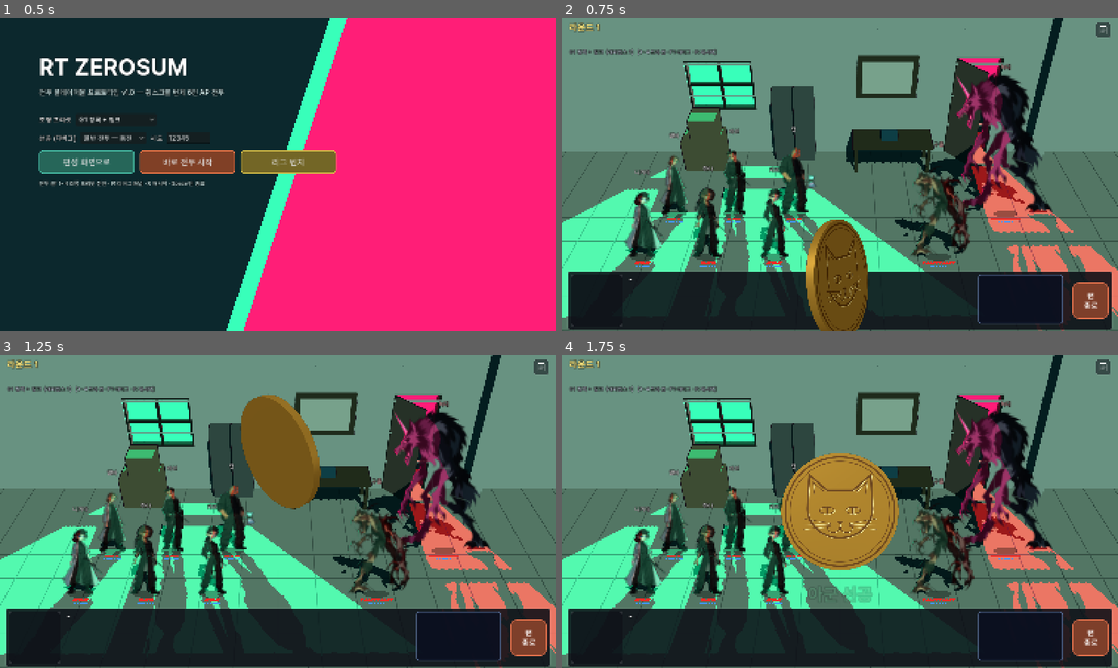
Above: before the commit, frames 1-4 (two rows, left to right).
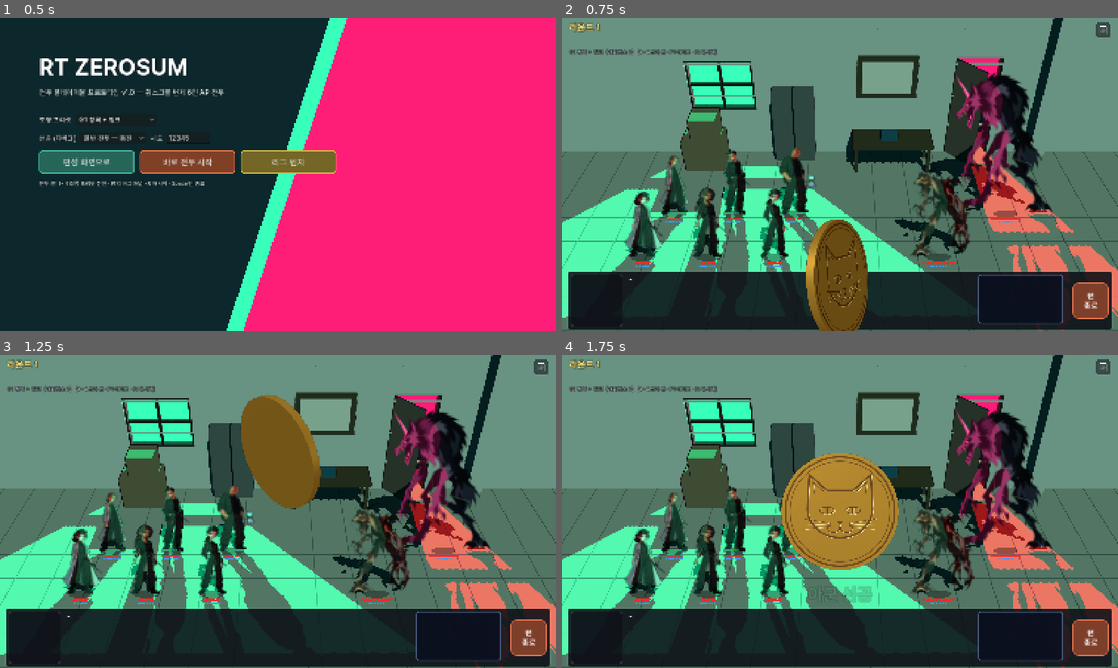
Above: after the commit, the same moments.

Repository: HomilBBANG/rt_zerosum
Game: Godot game, scene res://scenes/main_menu.tscn
Two runs of this game, one before a commit and one after it. Both use one fixed random seed, a clock stepped at 60 frames per second and the inputs below.
Inputs (mouse positions are in pixels of both pictures, inside the frame that each line leads up to):
- Up to frame 1 (0.5 s): no input
- Up to frame 2 (0.75 s): click "바로 전투 시작" at 0.5 s
- Up to frame 3 (1.25 s): no input
- Up to frame 4 (1.75 s): click (1101, 367) at 1.25 s

Frame 1 is identical in both runs. In frame 2, 0.2% of the frame differs, in the area x 13-81%, y 14-51%; in frame 3, 0.2%; in frame 4, 0.2%.

Commit message:
캐릭터 위 이름 제거, 카메라 인스펙터 조절, UI 아트 규격 문서, 기획서 현재 상태 반영
- BattleView2D @export 카메라 그룹(각도·거리·화각·바라보는 점·화면 위치): 값이 바뀌면 투영·
  캐릭터 위치/크기·3D 배경·조명·그림자를 다시 맞춤 (실행 중 원격 인스펙터에서도 즉시)
- HUD: 캐릭터 위 이름 숨김
- docs/ui_art_spec.md: 초상화·스킬/무기 아이콘·HUD 요소·동전·캐릭터 원화 규격
- PROTOTYPE_GDD 0절 "현재 구현 반영", 결정 로그·README 갱신

Co-Authored-By: Claude Opus 5.5 <noreply@anthropic.com>
Claude-Session: https://claude.ai/code/session_014aytw3hj7boqn3SZ5GP5ti

Diff:
--- a/scripts/presentation/battle_view_2d.gd
+++ b/scripts/presentation/battle_view_2d.gd
@@ -8,6 +8,62 @@
 @onready var world: Node2D = $World
 @onready var bg: Sprite2D = $World/Background
 @onready var units_root: Node2D = $World/Units
+# ---------------------------------------------------------------- 카메라 (인스펙터에서 조절)
+## battle_2d.tscn 의 View 노드를 선택하면 인스펙터에 보인다. 값을 바꾸면 캐릭터 위치·크기, 3D 배경, 조명이 그 구도로 다시 맞춰진다.
+## 게임 실행 중에는 에디터 씬 트리의 "원격(Remote)" 탭 → View 를 골라 바꾸면 즉시 반영.
+@export_group("카메라")
+@export_range(10.0, 85.0, 0.5, "suffix:°") var cam_pitch_deg := 40.0:   ## 내려다보는 각도 (0 = 정면, 90 = 바로 위)
+	set(v):
+		cam_pitch_deg = v
+		_camera_changed()
+@export_range(5.0, 40.0, 0.1, "suffix:m") var cam_distance := 15.0:   ## 바라보는 점에서 카메라까지 거리 (클수록 작게 보임)
+	set(v):
+		cam_distance = v
+		_camera_changed()
+@export_range(10.0, 70.0, 0.5, "suffix:°") var cam_fov_deg := 32.0:   ## 세로 화각
+	set(v):
+		cam_fov_deg = v
+		_camera_changed()
+@export var cam_target := Vector3(0.0, 0.0, 0.6):   ## 카메라가 바라보는 바닥 위 점 (x 좌우, y 높이, z 앞뒤, m)
+	set(v):
+		cam_target = v
+		_camera_changed()
+@export var cam_screen_center := Vector2(640.0, 480.0):   ## 바라보는 점이 놓이는 화면 위치 (1280×720 기준 px) — y 를 키우면 구도가 위로
+	set(v):
+		cam_screen_center = v
+		_camera_changed()
+@export_group("")
+
+var _cam_live := false
+
+
+## 매니페스트 카메라(슬롯 배치·스프라이트 기준 키) + 인스펙터 값
+func _camera_dict() -> Dictionary:
+	var c: Dictionary = manifest.get("camera", {}).duplicate(true)
+	c.pitch_deg = cam_pitch_deg
+	c.dist = cam_distance
+	c.vfov_deg = cam_fov_deg
+	c.target = [cam_target.x, cam_target.y, cam_target.z]
+	c.cx = cam_screen_center.x
+	c.cy = cam_screen_center.y
+	return c
+
+
+func _camera_changed() -> void:
+	if not _cam_live:
+		return
+	set_camera(_camera_dict())
+	if bg3d != null:
+		bg3d.configure_as_background(cam)
+		bg3d.set_view(cam, bcam.position, bcam.zoom.x)
+	for id in sprites:
+		var s: UnitSprite2D = sprites[id]
+		s.position = unit_position(s.unit)
+		s.scale = Vector2.ONE * unit_scale(s.unit)
+	relight()
+	_rerender_bg()
+
+
 var back_bars: Node2D   # 발밑 체력 칸 층: 캐릭터·하이라이트 링보다 위 (월드 안 제일 위)
 @onready var markers_root: Node2D = $World/Markers
 @onready var clear_rect: ColorRect = $Clear
@@ -102,7 +158,7 @@
 func _ready() -> void:
 	var f := FileAccess.open("res://assets/sprites/manifest.json", FileAccess.READ)
 	manifest = JSON.parse_string(f.get_as_text())
-	set_camera(manifest.get("camera", {}))
+	set_camera(_camera_dict())
 	# 배경은 2배 해상도(레티나 대응)로 생성되어 있으므로 화면 크기에 맞춰 축소
 	bg.scale = Vector2.ONE * (1280.0 / float(bg.texture.get_width()))
 	bg.texture_filter = CanvasItem.TEXTURE_FILTER_LINEAR_WITH_MIPMAPS
@@ -118,6 +174,7 @@
 	back_bars.z_index = 100   # 캐릭터·하이라이트 링보다 위 (제일 위)
 	world.add_child(back_bars)
 	back_bars.draw.connect(_draw_back_bars)
+	_cam_live = true
 
 
 func setup(p_controller: BattleController, p_preset: Dictionary) -> void:
--- a/scripts/ui/battle_hud.gd
+++ b/scripts/ui/battle_hud.gd
@@ -453,6 +453,7 @@
 		root.mouse_filter = Control.MOUSE_FILTER_IGNORE
 		root.add_theme_constant_override("separation", 1)
 		var nm := _label(u.display_name(), 13, Color(1, 1, 1) if u.team == "ally" else Color(1, 0.75, 0.75))
+		nm.visible = false   # 캐릭터 위 이름 표시 안 함 (이름은 행동 순서 초상화 호버로)
 		nm.horizontal_alignment = HORIZONTAL_ALIGNMENT_CENTER
 		root.add_child(nm)
 		# 체력 바 (3D 비교 모드용, 2D 뷰는 발밑에 직접 그림). 위치는 _process 에서 매 프레임 갱신
Binary file added: docs/screenshots/camera_inspector.png
Binary file changed: docs/screenshots/hybrid_full.png
Not shown, changed: README.md
Not shown, changed: docs/design/00_decision_log_v1_0.md
Not shown, changed: docs/design/PROTOTYPE_GDD_v1_0.md
Not shown, added: docs/ui_art_spec.md
